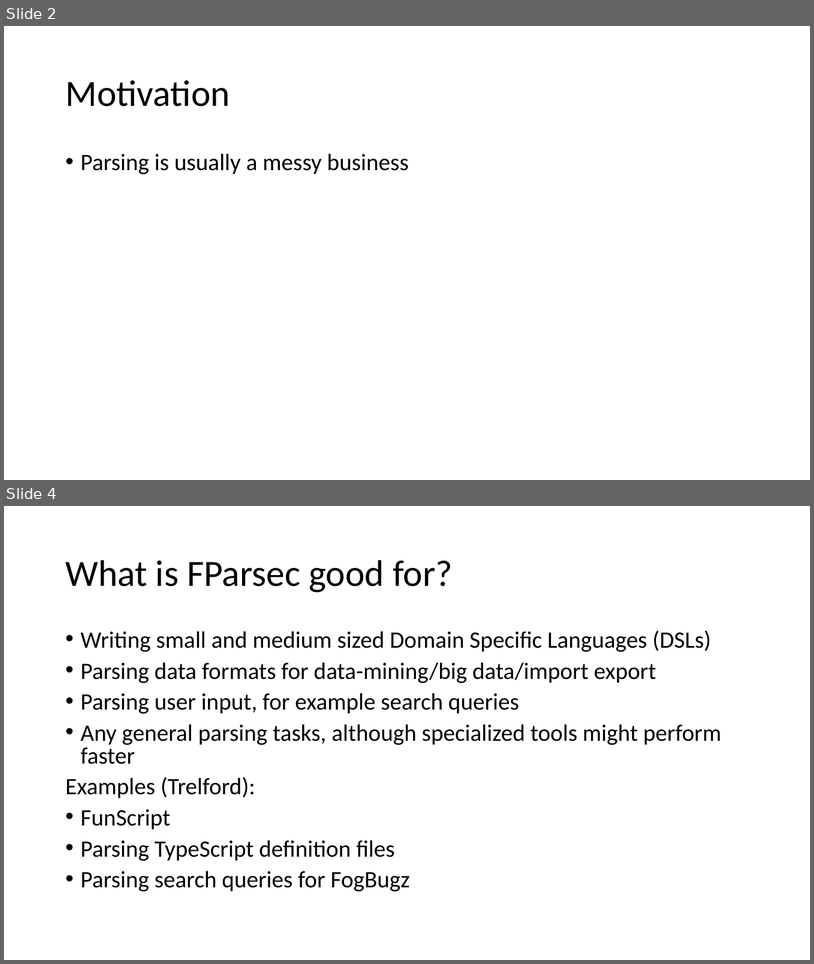
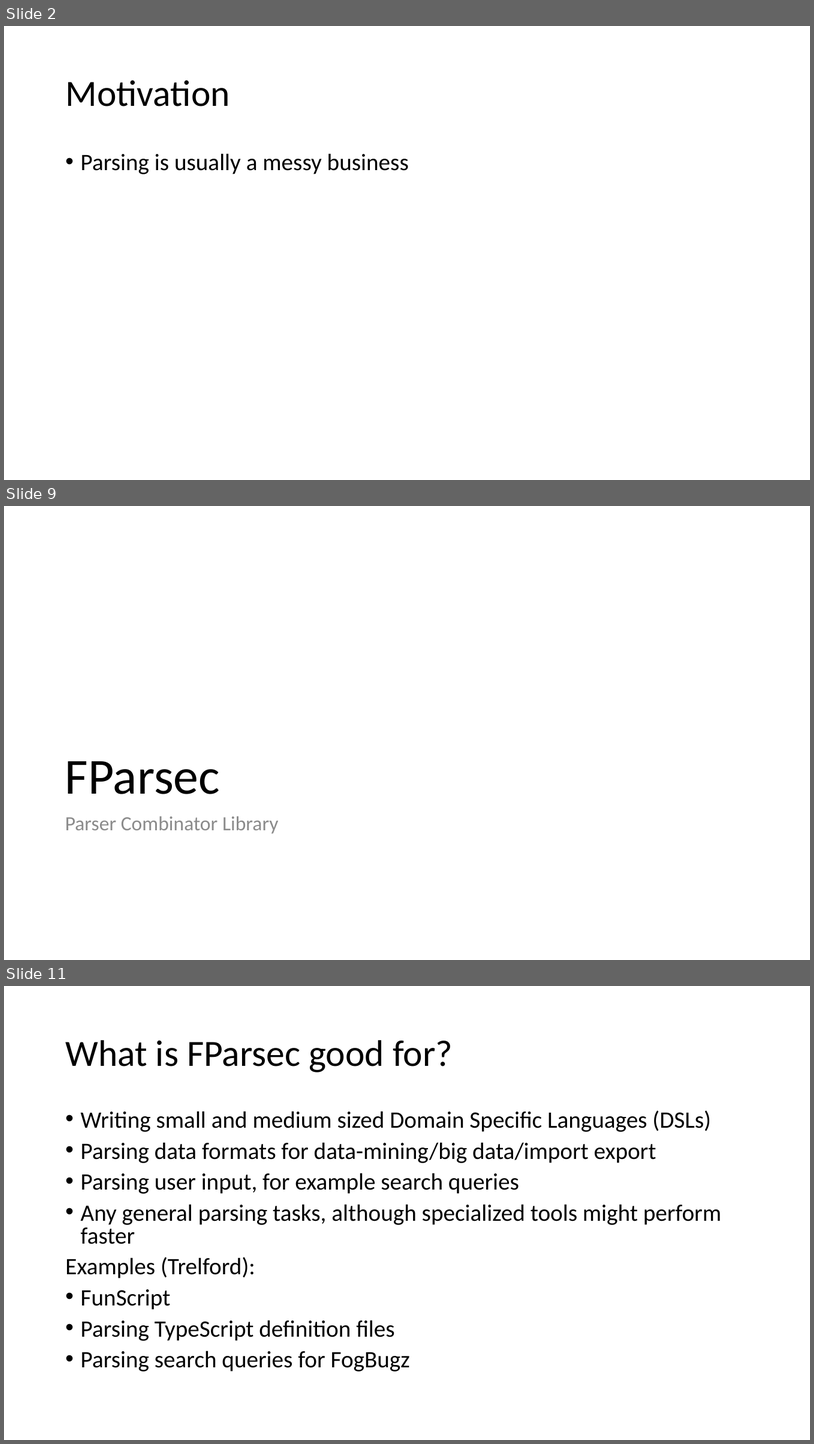
Before and after one commit to atiboros/PracticalFParsec, a slide deck: Slides/Practical FParsec V2.pptx. Shown one above the other, each under a label of ours: slides 2 and 4 before the commit, slides 2, 9 and 11 after it; the slides between them are not shown. The pictures are 814x964 and 814x1444 pixels, drawn with LibreOffice and Linux fonts; fonts in the diff are those of the drawing. Boxes give left, top, right and bottom in pixels: in the first picture for what was removed or moved away, otherwise in the second. Text is boxed around its words. In the diff, an @@ line names an element or a change of style, - is before the commit and + after.

```diff
--- a/Slides/Practical FParsec V2.pptx
+++ b/Slides/Practical FParsec V2.pptx
@@ slide 9 added at bbox=[4, 506, 810, 960], background #FFFFFF @@
@@ title added at bbox=[65, 761, 220, 794], 60 pt, text #000000 @@
+FParsec
@@ text added at bbox=[65, 816, 279, 834], 24 pt, text #8C8C8C @@
+Parser Combinator Library
@@ what was slide 4 is now slide 11 @@
```
Also in this commit, not shown: 3 slides changed, 7 other slides added, 2 slides removed, 2 other files.
